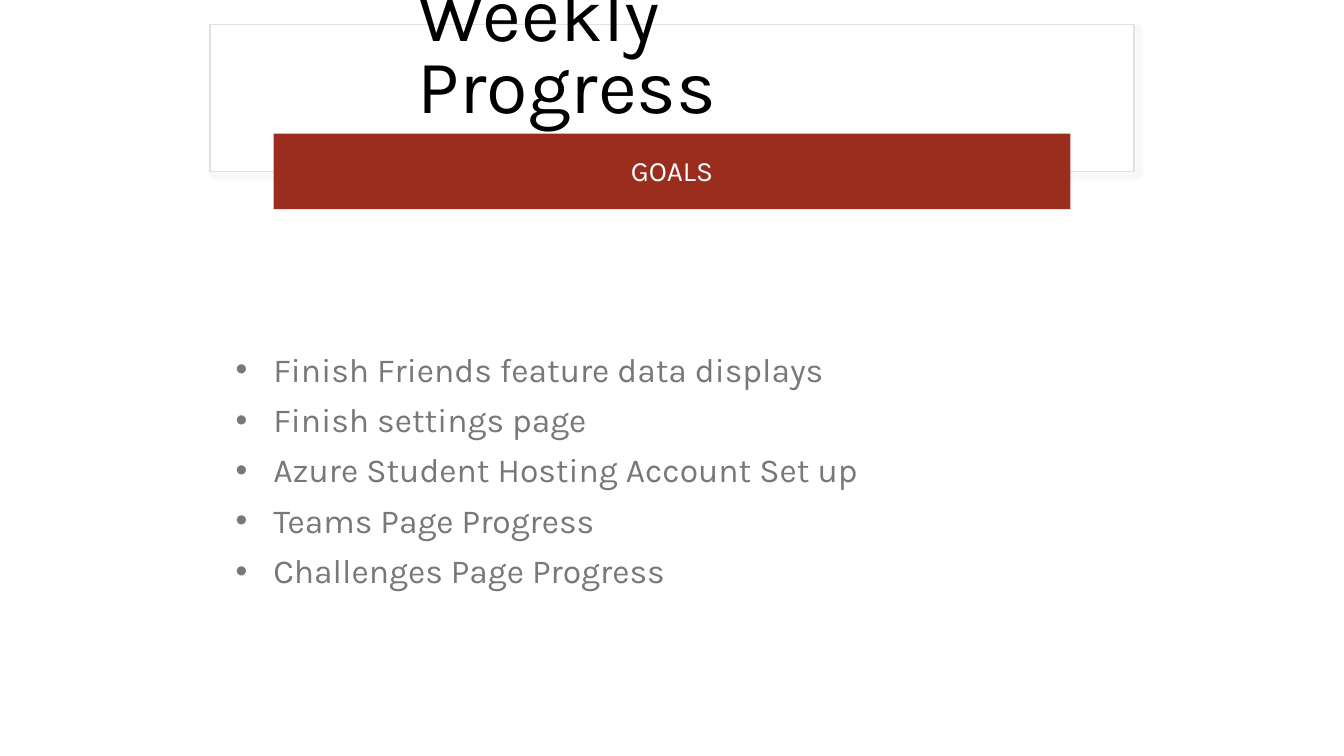
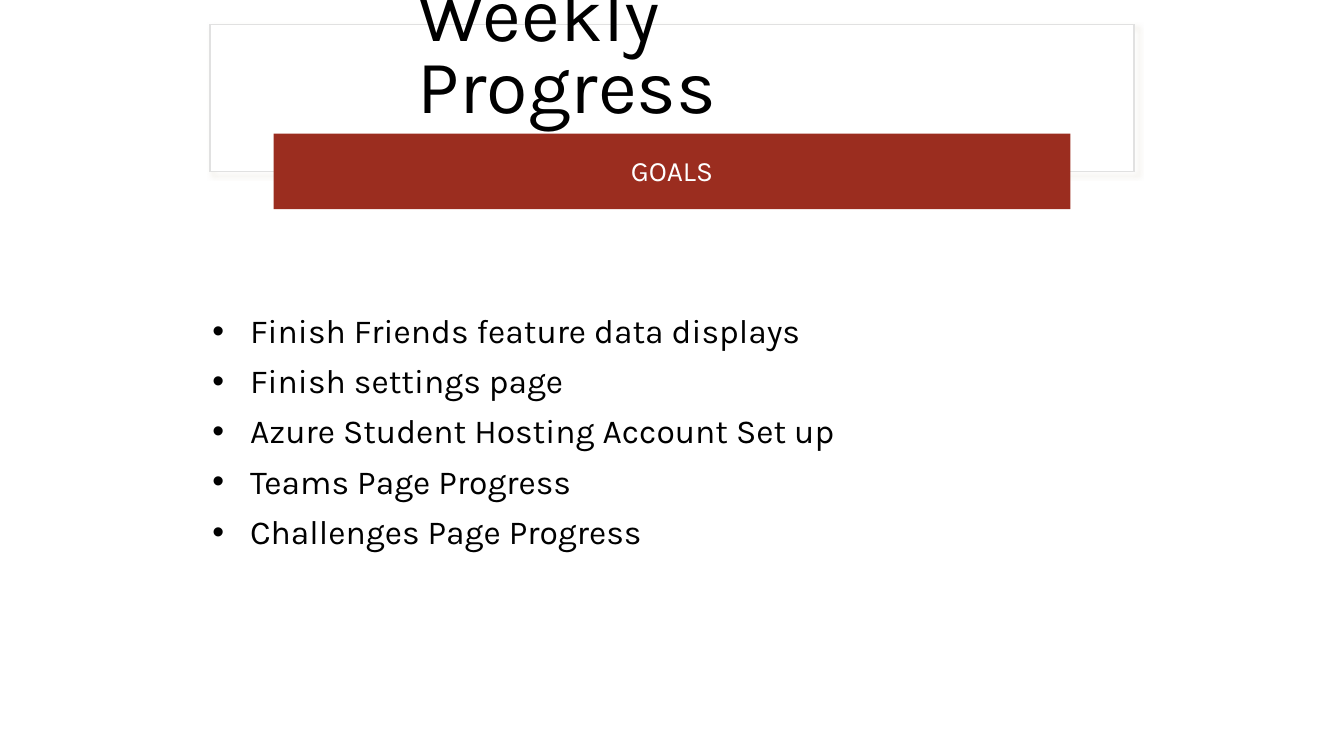
Before and after one commit to jjdeuce06/VulcanActivityTracker, a slide deck: slide 3 of Documentation/Weekly Report/week11/CMSC-4920-Week11-Group2.pptx. Drawn at 1344x756 pixels with LibreOffice and Linux fonts; fonts in the diff are those of the drawing. Boxes give left, top, right and bottom in pixels: in the first picture for what was removed or moved away, otherwise in the second. Text is boxed around its words. In the diff, an @@ line names an element or a change of style, - is before the commit and + after.

```diff
--- a/Documentation/Weekly Report/week11/CMSC-4920-Week11-Group2.pptx
+++ b/Documentation/Weekly Report/week11/CMSC-4920-Week11-Group2.pptx
@@ text "Finish Friends feature data displays": place and size @@
-text "Finish Friends feature data displays" at (273,359,858,591)
+text "Finish Friends feature data displays" at (250,320,834,553)
@@ text "Finish Friends feature data displays" at (250,320,834,553): text colour #797979 to #000000 @@
```
Also in this commit, not shown: 1 slide added, 1 other file.
